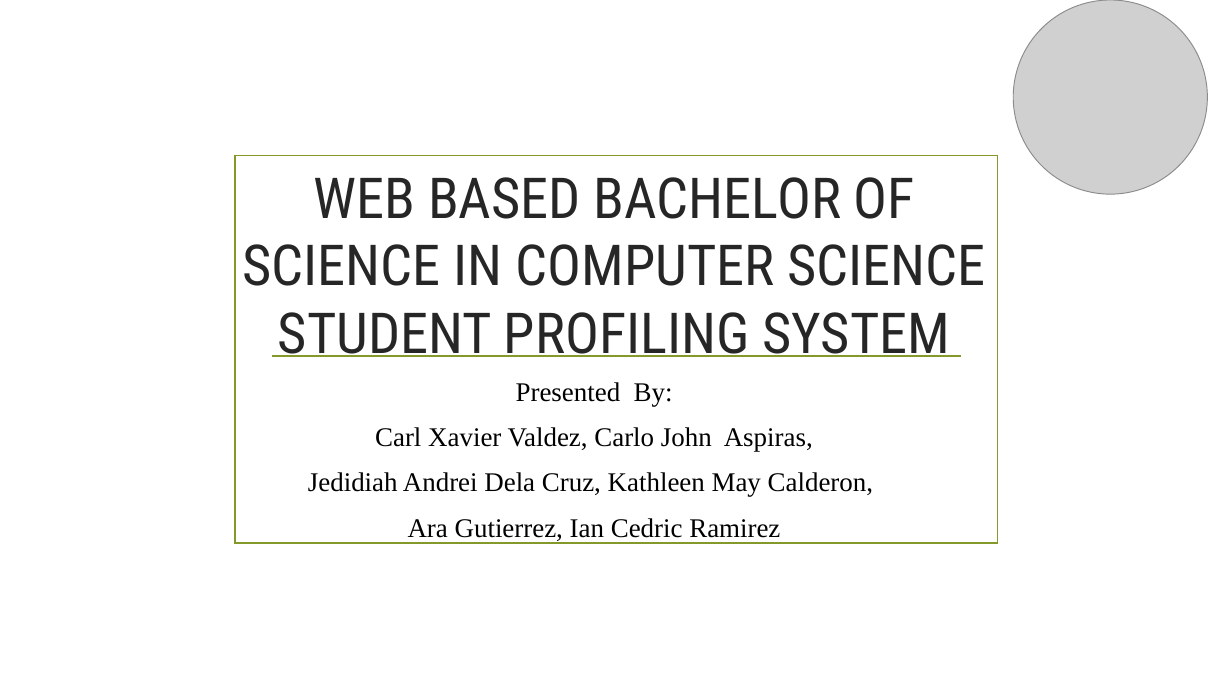
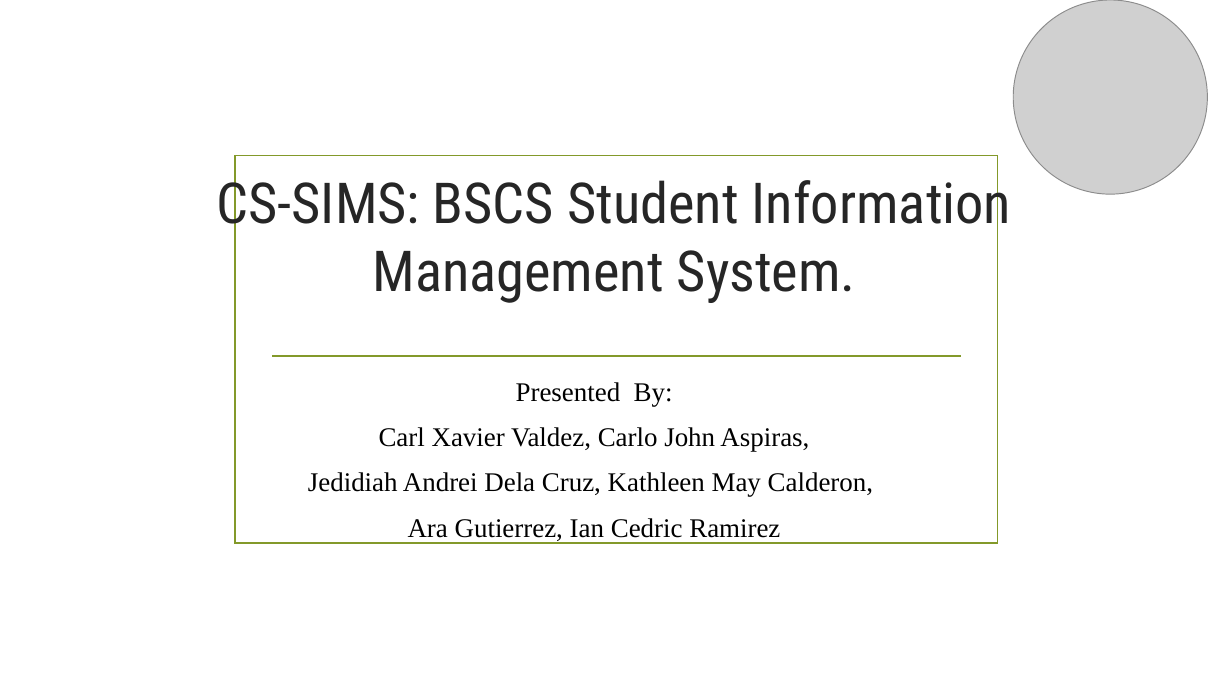
Before and after one commit to taongnyebe/BSCS-3-Profiling-System, a slide deck: slide 1 of Documentations/kath/Presentation-of-chapter-1.pptx. Drawn at 1232x693 pixels with LibreOffice and Linux fonts; fonts in the diff are those of the drawing; grey boxes stand for pictures; background and template pictures are left out. Boxes give left, top, right and bottom in pixels: in the first picture for what was removed or moved away, otherwise in the second. Text is boxed around its words. In the diff, an @@ line names an element or a change of style, - is before the commit and + after.

```diff
--- a/Documentations/kath/Presentation-of-chapter-1.pptx
+++ b/Documentations/kath/Presentation-of-chapter-1.pptx
@@ title "CS-SIMS: BSCS Student Information Management ..." at box(216, 171, 1012, 303): vertical alignment bottom to top @@
@@ title at box(216, 171, 1012, 303): text changed @@
-WEB BASED BACHELOR OF SCIENCE IN COMPUTER SCIENCE STUDENT PROFILING SYSTEM
+CS-SIMS: BSCS Student Information Management System.
```
Also in this commit, not shown: 1 other slide changed, 1 slide added, 1 slide removed, 22 other files.
